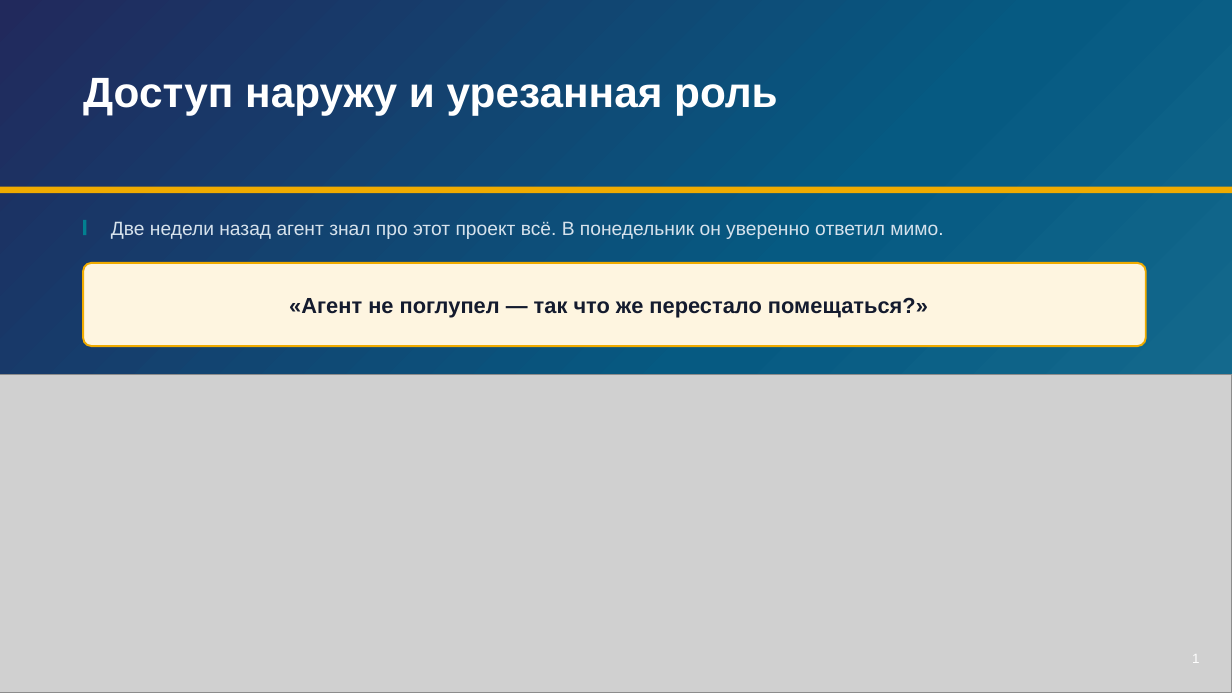
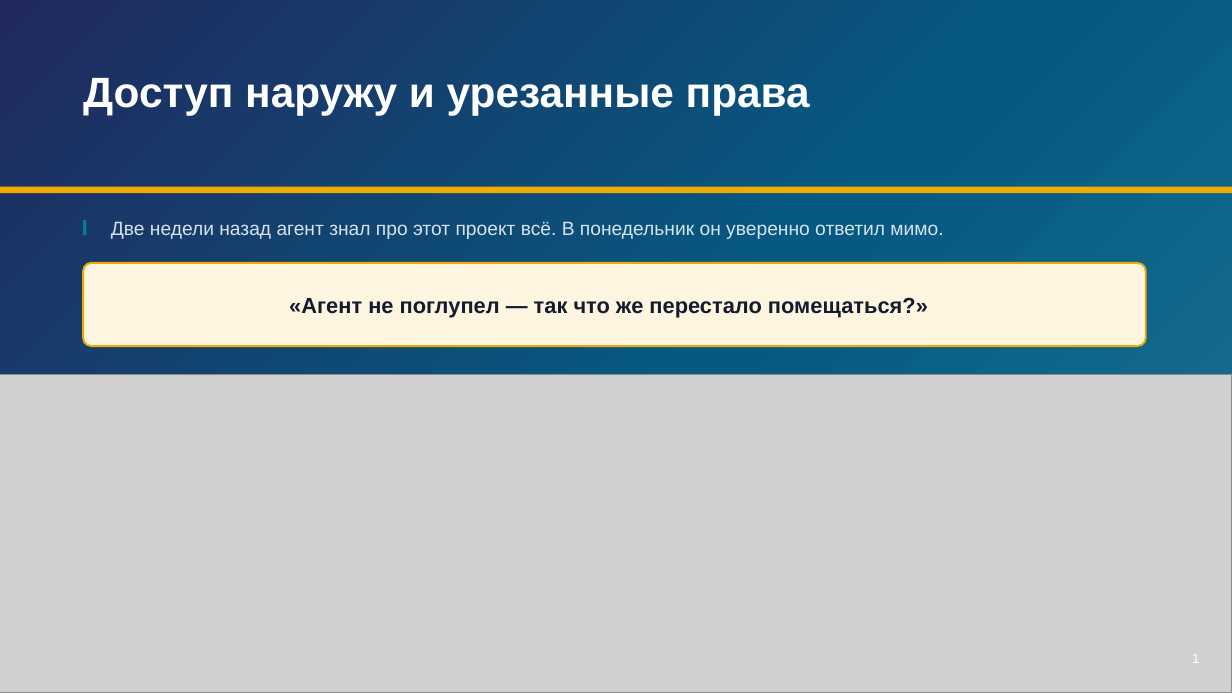
Before and after one commit to tellina-study/AI-usage-lessons, a slide deck: slide 1 of library/seminars/sem-06/rendered/sem-06.pptx. Drawn at 1232x693 pixels with LibreOffice and Linux fonts; fonts in the diff are those of the drawing; grey boxes stand for pictures. Boxes give left, top, right and bottom in pixels: in the first picture for what was removed or moved away, otherwise in the second. Text is boxed around its words. In the diff, an @@ line names an element or a change of style, - is before the commit and + after.

Commit message:
#225 Семинар 6: название «Доступ наружу и урезанные права», сведение закончено — 64 слайда, 80,5 мин, три источника хронометража сошлись, сторожа чисты

```diff
--- a/library/seminars/sem-06/rendered/sem-06.pptx
+++ b/library/seminars/sem-06/rendered/sem-06.pptx
@@ text at bbox=[83, 78, 810, 115]: text changed @@
-Доступ наружу и урезанная роль
+Доступ наружу и урезанные права
```
Also in this commit, not shown: 1 other slide changed, 16 other files.
